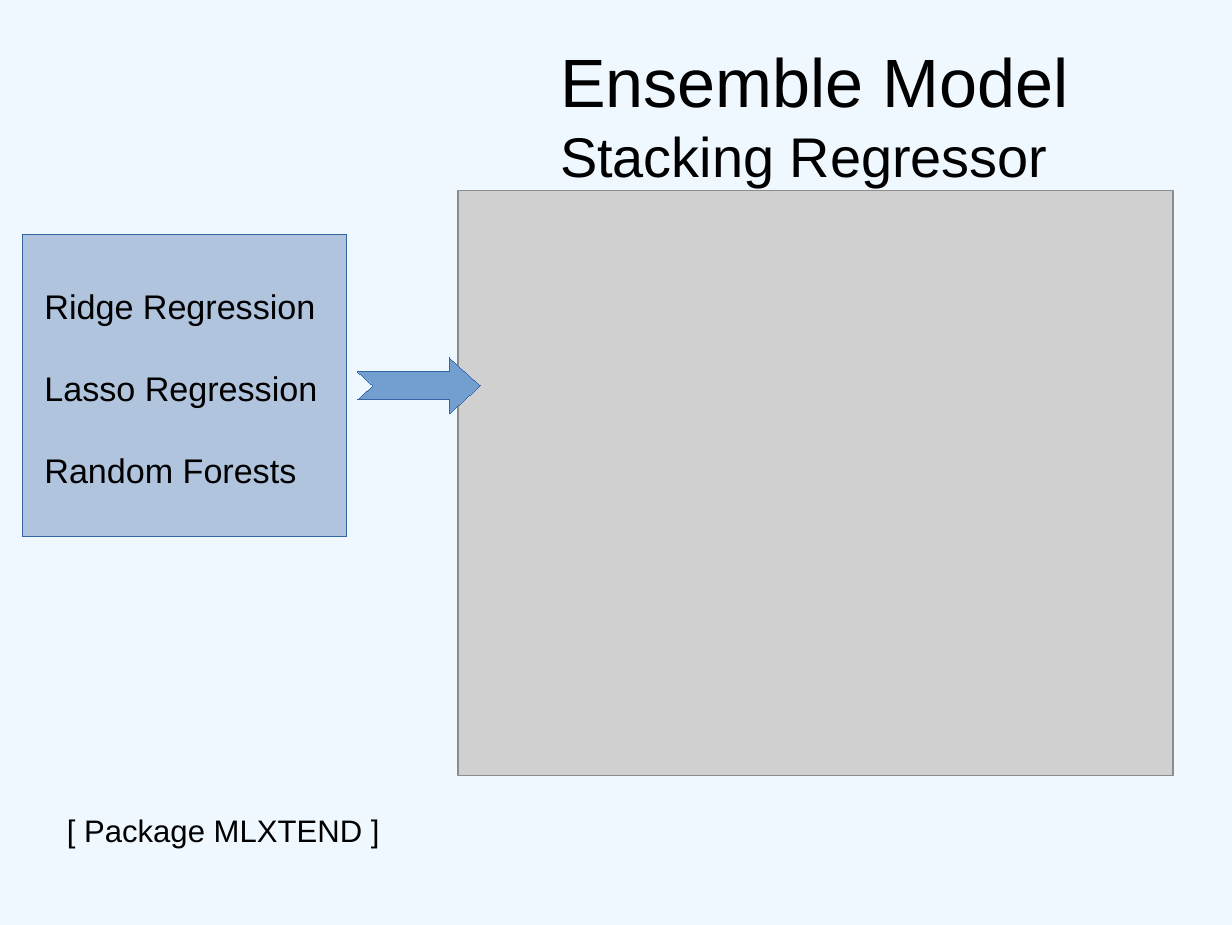
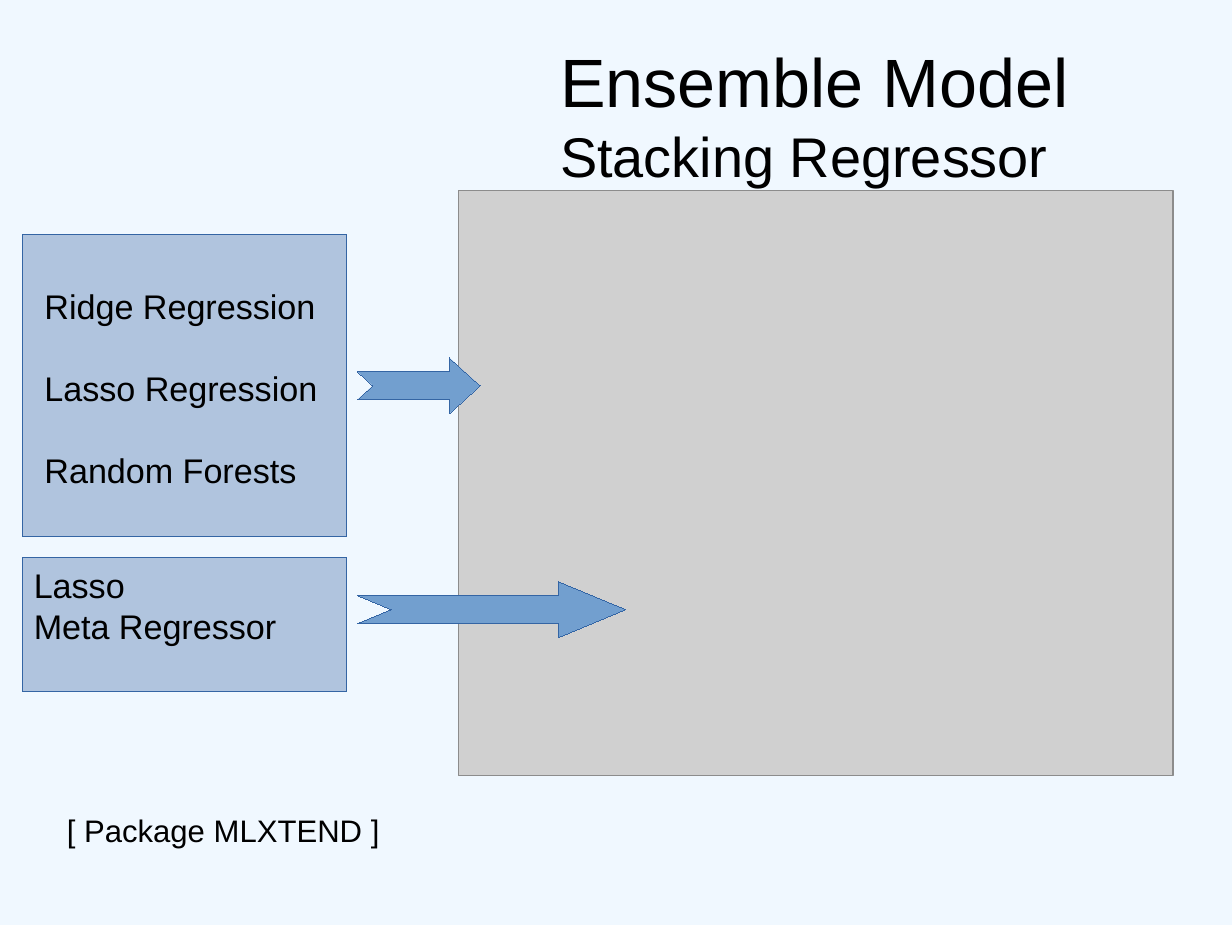
Before and after one commit to chun9men9/WIC_MLProject, a slide deck: slide 37 of Least Squares Presentation.pptx. Drawn at 1232x925 pixels with LibreOffice and Linux fonts; fonts in the diff are those of the drawing; grey boxes stand for pictures. Boxes give left, top, right and bottom in pixels: in the first picture for what was removed or moved away, otherwise in the second. Text is boxed around its words. In the diff, an @@ line names an element or a change of style, - is before the commit and + after.

```diff
--- a/Least Squares Presentation.pptx
+++ b/Least Squares Presentation.pptx
@@ rectangle added at box(22, 557, 347, 691), fill #B0C4DE, outline #3465A4 0.75 pt @@
@@ text added at box(34, 574, 276, 646), 22 pt, text #000000 @@
+Lasso
+Meta Regressor
@@ freeform shape added at box(358, 581, 626, 637), fill #729FCF, outline #3465A4 0.75 pt @@
```
Also in this commit, not shown: 1 other slide changed, 1 slide added, 1 slide removed, 1 other file.
